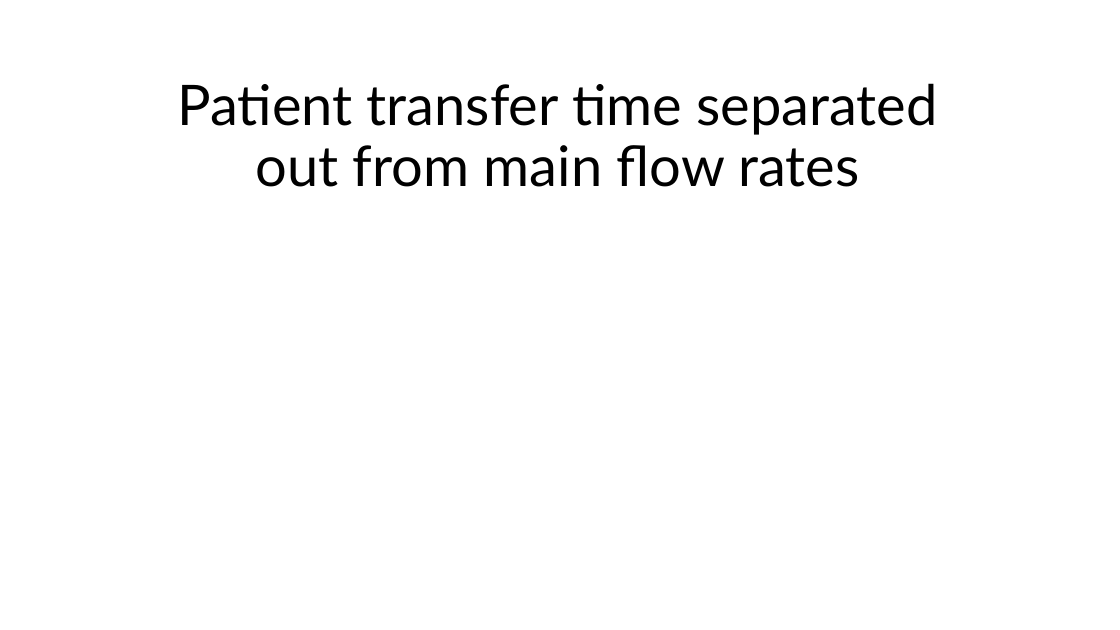
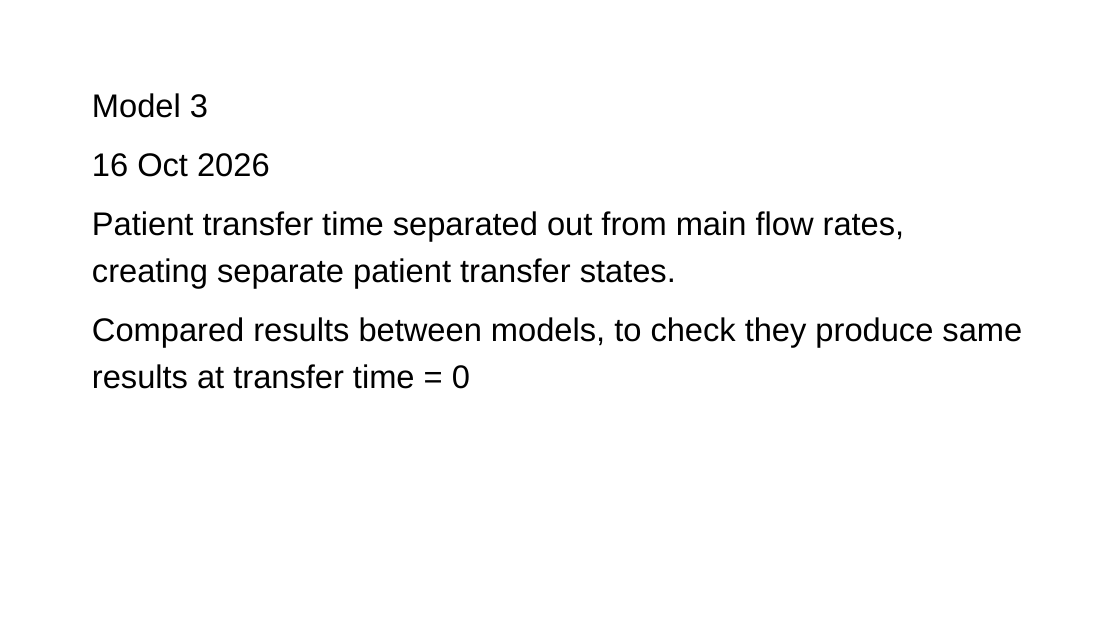
Before and after one commit to LFell/R_Cdiff_Model, a slide deck: slide 11 of Images/261014 Model diagrams with patient transfer.pptx (slide 6 before the commit). Drawn at 1120x630 pixels with LibreOffice and Linux fonts; fonts in the diff are those of the drawing. Boxes give left, top, right and bottom in pixels: in the first picture for what was removed or moved away, otherwise in the second. Text is boxed around its words. In the diff, an @@ line names an element or a change of style, - is before the commit and + after.

```diff
--- a/Images/261014 Model diagrams with patient transfer.pptx
+++ b/Images/261014 Model diagrams with patient transfer.pptx
@@ subtitle at box(92, 93, 1022, 389): text changed; size 48 to 28 pt; font Lato to Arial @@
-Patient transfer time separated out from main flow rates
+Model 3
+16 Oct 2026
+Patient transfer time separated out from main flow rates, creating separate patient transfer states.
+Compared results between models, to check they produce same results at transfer time = 0
```
Also in this commit, not shown: 4 other slides changed, 6 slides added, 13 other files.
